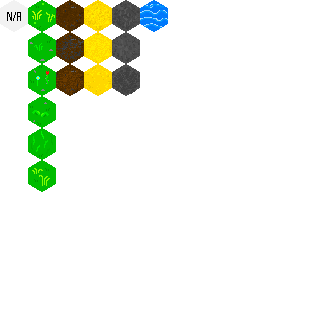
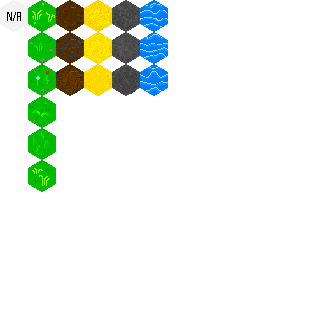
Layered file, before and after one edit (336px x 320px). Changes by layer:
added layer "Tile - Water #3" in group "Tile - Water" over [140, 64, 168, 96]
added layer "Tile - Water #2" in group "Tile - Water" over [140, 32, 168, 64]
painted on "Tile - Water #1" over [153, 3, 162, 6]
